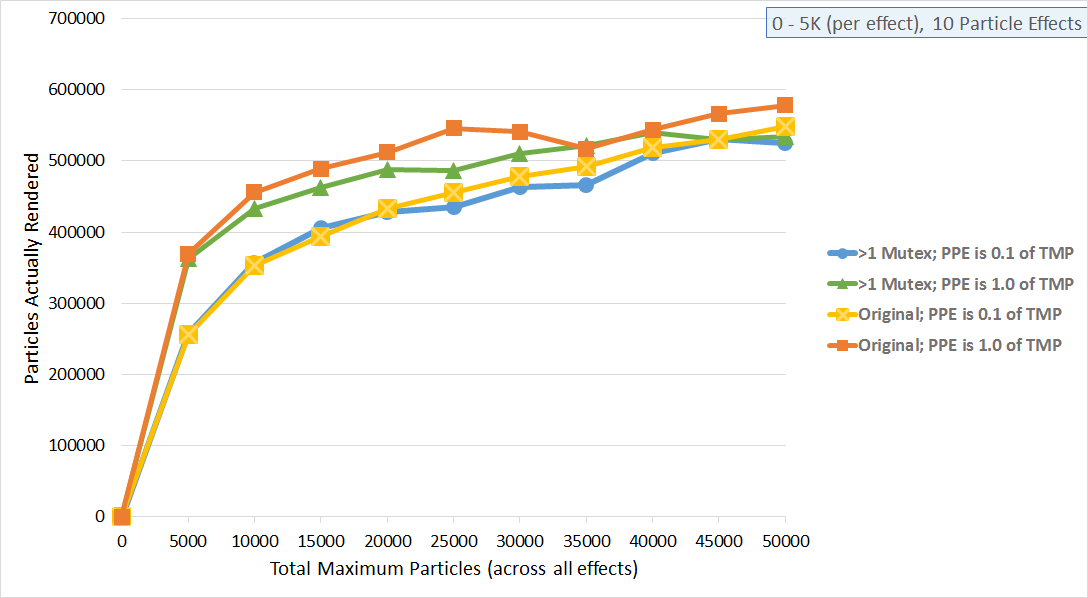
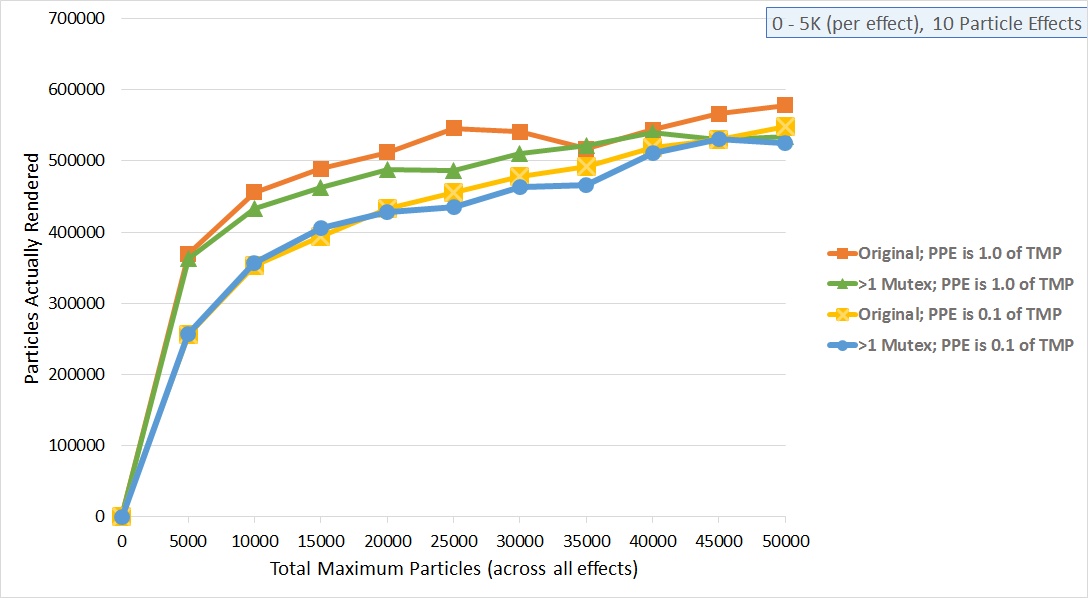
Layer changes from the first 1088x598 image to the second:
added layer "Layer 5" above "Layer 4" over (114, 124, 1074, 525)
